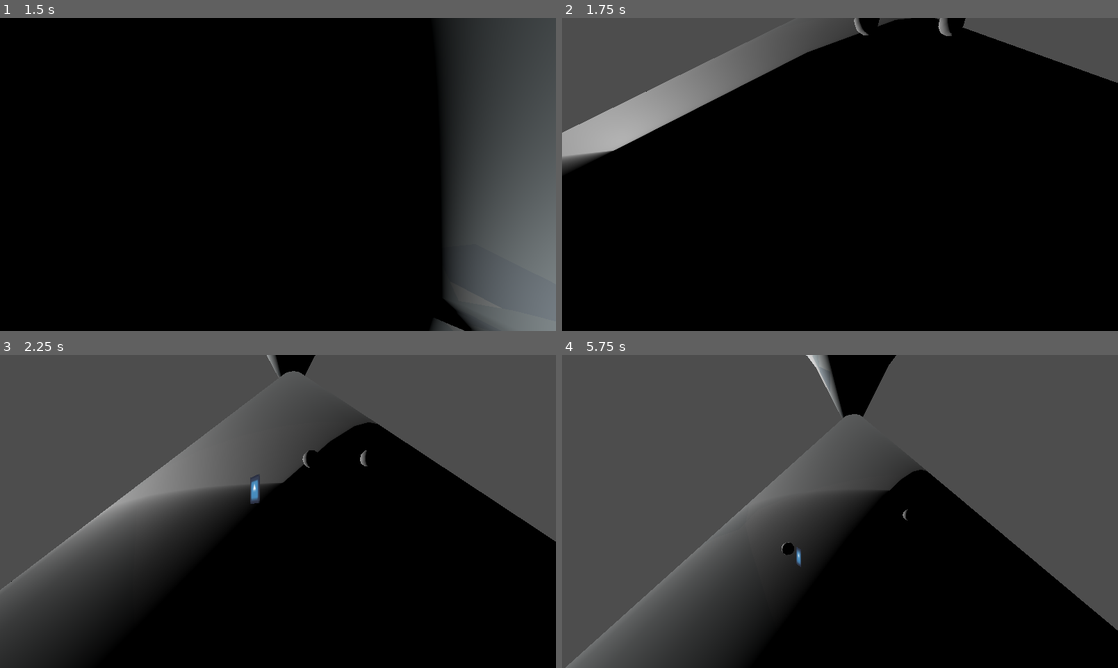
Above: before the commit, frames 1-4 (two rows, left to right).
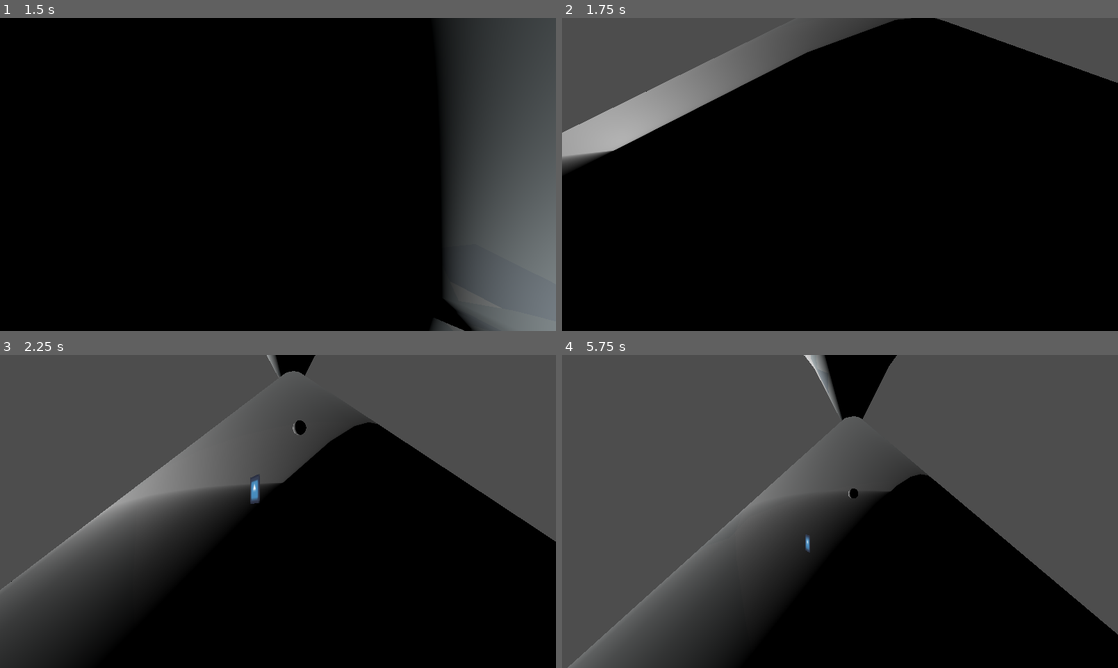
Above: after the commit, the same moments.

Repository: CodingBigTime/pencil-chisel-code-2023
Game: Godot game, scene res://scenes/main.tscn
Same seed, same stepped clock (60 frames per second), same inputs: the game is played once before the commit and once after it. This scene is started directly instead of the project's main scene. The engine's default icon, where the game draws it, is replaced by a stand-in: a white triangle on a blue panel in a dark square.
Inputs:
- Up to frame 1 (1.5 s): tap Enter (ui_accept) at 0.5, 0.77 s; hold D (right) 0.53-1.28 s; hold S (down) from 1.28 s (still down)
- Up to frame 2 (1.75 s): keep holding S (down); tap Enter (ui_accept) at 1.52 s
- Up to frame 3 (2.25 s): release S (down) at 2.03 s; hold D (right) from 2.03 s (still down)
- Up to frame 4 (5.75 s): release D (right) at 2.78 s; hold W (up) 2.78-3.53 s; tap Enter (ui_accept) at 3.02, 3.77, 4.52 s; hold A (left) 3.53-5.03 s; hold S (down) from 5.03 s (still down)

Frame 1 is identical in both runs. In frame 2, 0.3% of the frame differs, in the area x 52-73%, y 0-6%; in frame 3, 0.2%; in frame 4, 1.4%, in the area x 0-100%, y 0-100%.

Commit message:
Fix gdlint errors + merge bugs.

Diff:
--- a/actors/player.gd
+++ b/actors/player.gd
@@ -1,4 +1,6 @@
 extends CharacterBody3D
+
+signal launch_weapon(weapon_name, launch_strength)
 
 const SPEED = 5.0
 const JUMP_VELOCITY = 4.5
@@ -6,7 +8,6 @@
 # Get the gravity from the project settings to be synced with RigidBody nodes.
 var gravity = ProjectSettings.get_setting("physics/3d/default_gravity")
 
-signal launch_weapon(weapon_name, launch_strength)
 
 func _physics_process(delta):
 	# Add the gravity.
--- a/objects/glacier.gd
+++ b/objects/glacier.gd
@@ -2,10 +2,11 @@
 
 var launched = false
 
+
 func _ready():
 	var player_node = get_node_or_null("/root/Map/player")
 	if player_node:
-			player_node.connect("launch_weapon", _launch)
+		player_node.connect("launch_weapon", _launch)
 	else:
 		print("Player node not found")
 
--- a/scenes/main.tscn
+++ b/scenes/main.tscn
@@ -24,7 +24,4 @@
 transform = Transform3D(-2, 3.01992e-07, 0, -3.01992e-07, -2, 0, 0, 0, 2, 5.31634, 170.221, 0.161701)
 
 [node name="Glacier" parent="." instance=ExtResource("4_f4xd1")]
-transform = Transform3D(1, 0, 0, 0, 1, 0, 0, 0, 1, 22.3333, 126.834, 9.29976)
-
-[node name="Glacier2" parent="." instance=ExtResource("4_f4xd1")]
-transform = Transform3D(1, 0, 0, 0, 1, 0, 0, 0, 1, 23.3759, 126.798, 5.98898)
+transform = Transform3D(1, 0, 0, 0, 1, 0, 0, 0, 1, 19.2948, 129.695, 8.14721)
Not shown, changed: .gitignore
